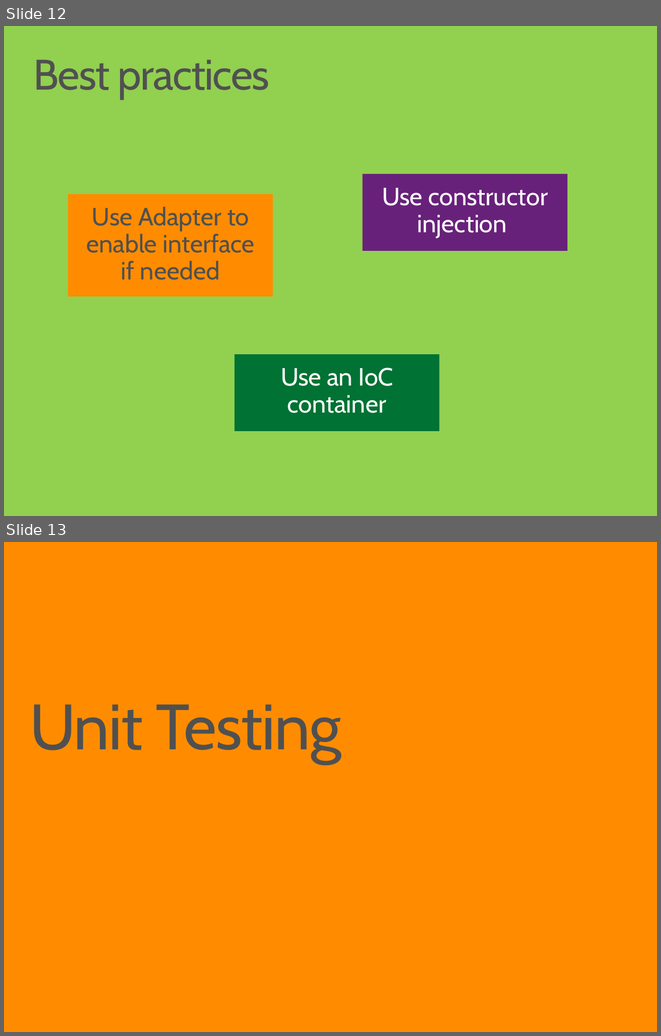
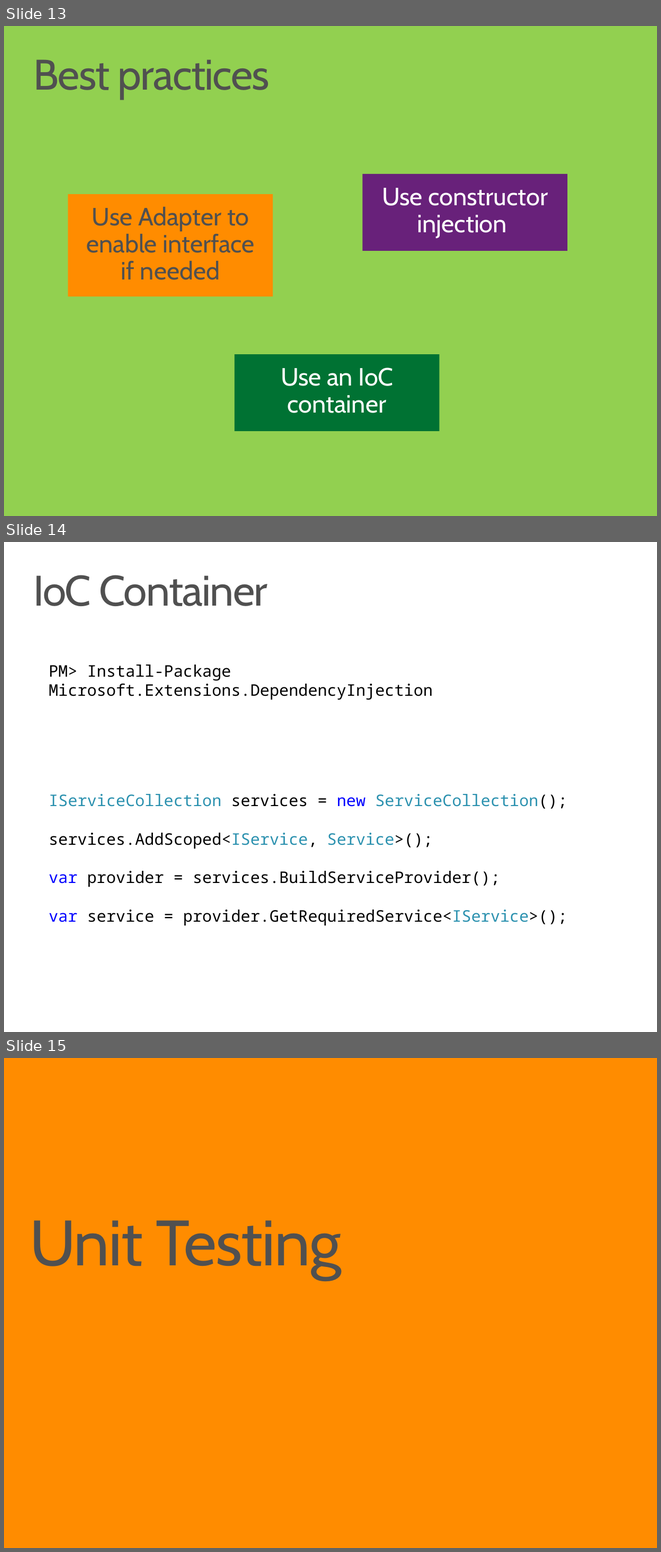
Before and after one commit to ondfisk/BDSA2018, a slide deck: Slides/Lecture05 - Dependency Injection, Unit Testing EF.pptx. Shown one above the other, each under a label of ours: slides 12 and 13 before the commit, slides 13, 14 and 15 after it. The pictures are 661x1036 and 661x1552 pixels, drawn with LibreOffice and Linux fonts; fonts in the diff are those of the drawing. Boxes give left, top, right and bottom in pixels: in the first picture for what was removed or moved away, otherwise in the second. Text is boxed around its words. In the diff, an @@ line names an element or a change of style, - is before the commit and + after.

```diff
--- a/Slides/Lecture05 - Dependency Injection, Unit Testing EF.pptx
+++ b/Slides/Lecture05 - Dependency Injection, Unit Testing EF.pptx
@@ slide 14 added at (4,542,657,1032), background #FFFFFF @@
@@ title added at (33,575,267,606), 48 pt, text #505050 @@
+IoC Container
@@ text added at (49,664,433,700), 18 pt, text #000000 @@
+PM> Install-Package Microsoft.Extensions.DependencyInjection
@@ text added at (49,794,567,926), 18 pt, text #000000 @@
+IServiceCollection services = new ServiceCollection();
+services.AddScoped<IService, Service>();
+var provider = services.BuildServiceProvider();
+var service = provider.GetRequiredService<IService>();
@@ what was slide 12 is now slide 13 @@
@@ what was slide 13 is now slide 15 @@
```
Also in this commit, not shown: 5 slides changed, 1 other slide added, 17 other files.
